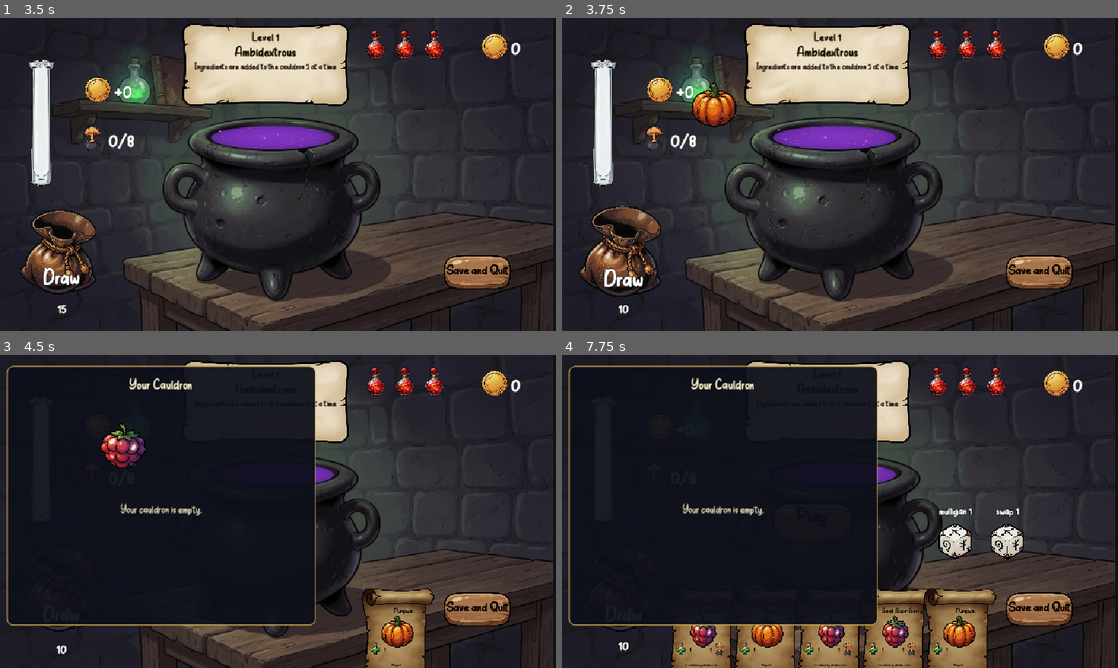
Above: before the commit, frames 1-4 (two rows, left to right).
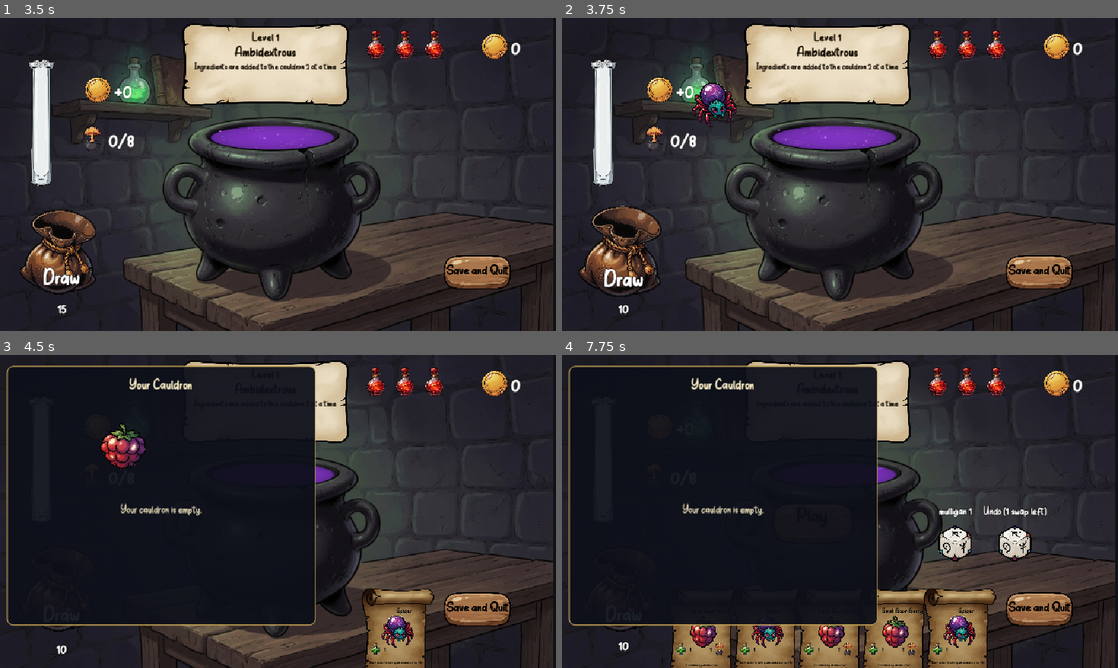
Above: after the commit, the same moments.

Repository: RidoutAlexander/alchemy-roguelite-godot
Game: Godot game, scene res://scenes/main_menu.tscn
The game is run twice, just before and just after one commit, with the same random seed, the same clock (stepped at 60 frames per second) and the same inputs. Video files are missing from this copy of the repository; at most half a second of black plays in their place. Sound files missing from this copy of the repository are replaced by a short silence.
Inputs (mouse positions are in pixels of both pictures, inside the frame that each line leads up to):
- Up to frame 1 (3.5 s): click "Play" at 0.5 s; click "Easy" at 1.25 s; move the mouse to (400, 158) at 2.02 s; click (400, 158) at 2.17 s; click (283, 143) at 2.75 s
- Up to frame 2 (3.75 s): click "Draw" at 3.5 s
- Up to frame 3 (4.5 s): click (283, 480) at 4.25 s
- Up to frame 4 (7.75 s): click (845, 480) at 5 s; drag from (600, 461) to (812, 574) at 5.77 s; move the mouse to (812, 599) at 6.52 s; click (812, 599) at 6.67 s; drag from (812, 574) to (673, 464) at 7.27 s

Frame 1 is identical in both runs. In frame 2, 0.8% of the frame differs, in the area x 23-32%, y 20-35%; in frame 3, 0.5%; in frame 4, 1.9%, in the area x 31-88%, y 48-100%.

Commit message:
Restore undo button and sync starter bag from spreadsheet
- Undo button shows remaining swaps as Undo (N swaps left) and reverts swaps

- Re-export starter_bag.json from ingredients.xlsx including 2x boom_berry_2

Diff:
--- a/data/ingredients.json
+++ b/data/ingredients.json
@@ -1,310 +1,310 @@
 [
   {
-	"id": "boom_berry_1",
-	"art": "boom_berry",
-	"display_name": "Small Boom Berry",
-	"description": "An unassuming, delicious fruit!",
-	"point_value": 1,
-	"explosive_value": 1,
-	"shop_cost": 1,
-	"rarity": "common",
-	"shop_available": false
-  },
-  {
-	"id": "boom_berry_2",
-	"art": "boom_berry",
-	"display_name": "Boom Berry",
-	"description": "An unassuming, delicious fruit!",
-	"point_value": 2,
-	"explosive_value": 2,
-	"shop_cost": 1,
-	"rarity": "common",
-	"shop_available": false
-  },
-  {
-	"id": "boom_berry_3",
-	"art": "boom_berry",
-	"display_name": "Large Boom Berry",
-	"description": "An unassuming, delicious fruit!",
-	"point_value": 3,
-	"explosive_value": 3,
-	"shop_cost": 1,
-	"rarity": "common",
-	"shop_available": false
-  },
-  {
-	"id": "pumpkin",
-	"art": "pumpkin",
-	"display_name": "Pumpkin",
-	"description": "Pumpkin!",
-	"point_value": 1,
-	"explosive_value": 0,
-	"shop_cost": 3,
-	"rarity": "common",
-	"shop_available": true
-  },
-  {
-	"id": "jackolantern",
-	"art": "jackolantern",
-	"display_name": "Jack-O-Lantern",
-	"description": "Also a Pumpkin",
-	"point_value": 6,
-	"explosive_value": 0,
-	"shop_cost": 22,
-	"rarity": "rare",
-	"shop_available": true
-  },
-  {
-	"id": "chili_pepper",
-	"art": "chili_pepper",
-	"display_name": "Chili Pepper",
-	"description": "Spicy!",
-	"point_value": 8,
-	"explosive_value": 2,
-	"shop_cost": 16,
-	"rarity": "uncommon",
-	"shop_available": true
-  },
-  {
-	"id": "red_mushroom",
-	"art": "red_mushroom",
-	"display_name": "Red Mushroom",
-	"description": "Has +1 for each pumpkin in your cauldron (Maximum of +3)",
-	"point_value": 1,
-	"explosive_value": 0,
-	"shop_cost": 8,
-	"rarity": "common",
-	"shop_available": true
-  },
-  {
-	"id": "lightning_in_a_bottle",
-	"art": "lightning_in_a_bottle",
-	"display_name": "Lightning in a Bottle",
-	"description": "Play 3 random ingredients from your cauldron",
-	"point_value": 4,
-	"explosive_value": 0,
-	"shop_cost": 8,
-	"rarity": "epic",
-	"shop_available": true
-  },
-  {
-	"id": "eyeball",
-	"art": "eyeball",
-	"display_name": "Eyeball",
-	"description": "Look at the next 3 ingredients you will draw",
-	"point_value": 1,
-	"explosive_value": 0,
-	"shop_cost": 10,
-	"rarity": "rare",
-	"shop_available": true
-  },
-  {
-	"id": "unicorn_horn",
-	"art": "unicorn_horn",
-	"display_name": "Unicorn Horn",
-	"description": "Your next ingredients explosiveness is cured if it has any",
-	"point_value": 2,
-	"explosive_value": 0,
-	"shop_cost": 15,
-	"rarity": "legendary",
-	"shop_available": true
-  },
-  {
-	"id": "parrot",
-	"art": "parrot",
-	"display_name": "Par-rot",
-	"description": "your next ingredient is added twice",
-	"point_value": 1,
-	"explosive_value": 0,
-	"shop_cost": 9,
-	"rarity": "legendary",
-	"shop_available": true
-  },
-  {
-	"id": "feather",
-	"art": "feather",
-	"display_name": "Feather",
-	"description": "Gain 1 Gold",
-	"point_value": 1,
-	"explosive_value": 0,
-	"shop_cost": 5,
-	"rarity": "uncommon",
-	"shop_available": true
-  },
-  {
-	"id": "mandrake",
-	"art": "mandrake",
-	"display_name": "Mandrake",
-	"description": "The next boss has -1 score threshold",
-	"point_value": 3,
-	"explosive_value": 0,
-	"shop_cost": 14,
-	"rarity": "epic",
-	"shop_available": true
-  },
-  {
-	"id": "dragon_fruit",
-	"art": "dragon_fruit",
-	"display_name": "Dragon's Fruit",
-	"description": "Dragon's find them delicious!",
-	"point_value": 10,
-	"explosive_value": 0,
-	"shop_cost": 38,
-	"rarity": "epic",
-	"shop_available": true
-  },
-  {
-	"id": "pheonix_feather",
-	"art": "pheonix_feather",
-	"display_name": "Pheonix Feather",
-	"description": "If this would cause your cauldron to explode, instead, set explosiveness to 0 and reshuffle all ingredients back into your bag (you keep your score)",
-	"point_value": 1,
-	"explosive_value": 1,
-	"shop_cost": 9,
-	"rarity": "legendary",
-	"shop_available": true
-  },
-  {
-	"id": "gloom_weed",
-	"art": "gloom_weed",
-	"display_name": "Gloom Weed",
-	"description": "If this is your last ingredient added to the cauldron when you stop brewing, double your gold gained",
-	"point_value": 4,
-	"explosive_value": 0,
-	"shop_cost": 25,
-	"rarity": "epic",
-	"shop_available": true
-  },
-  {
-	"id": "bat_wing",
-	"art": "bat_wing",
-	"display_name": "Bat Wing",
-	"description": "Draw 3 ingredients from your bag and select 1 to add to your cauldron",
-	"point_value": 2,
-	"explosive_value": 0,
-	"shop_cost": 11,
-	"rarity": "uncommon",
-	"shop_available": true
-  },
-  {
-	"id": "spider",
-	"art": "spider",
-	"display_name": "Spider",
-	"description": "Has +1 score for each spider added in a row (Max +4)",
-	"point_value": 1,
-	"explosive_value": 0,
-	"shop_cost": 4,
-	"rarity": "common",
-	"shop_available": true
-  },
-  {
-	"id": "voodoo_doll",
-	"art": "voodoo_doll",
-	"display_name": "Voodoo Doll",
-	"description": "Becomes a permanent copy of the next ingredient you add to your cauldron",
-	"point_value": 1,
-	"explosive_value": 0,
-	"shop_cost": 12,
-	"rarity": "epic",
-	"shop_available": true
-  },
-  {
-	"id": "frog_leg",
-	"art": "frog_leg",
-	"display_name": "Frog Leg",
-	"description": "If you would expload this jumps out of your cauldron instead (You won't be quick enough to catch it)",
-	"point_value": 4,
-	"explosive_value": 0,
-	"shop_cost": 30,
-	"rarity": "legendary",
-	"shop_available": true
-  },
-  {
-	"id": "leech",
-	"art": "leech",
-	"display_name": "Leech",
-	"description": "10% of your score this round is applied to the next boss instead",
-	"point_value": 2,
-	"explosive_value": 0,
-	"shop_cost": 9,
-	"rarity": "rare",
-	"shop_available": true
-  },
-  {
-	"id": "thorns",
-	"art": "thorns",
-	"display_name": "Thorns",
-	"description": "Add the current explosiveness to the score",
-	"point_value": 1,
-	"explosive_value": 0,
-	"shop_cost": 19,
-	"rarity": "uncommon",
-	"shop_available": true
-  },
-  {
-	"id": "garlic",
-	"art": "garlic",
-	"display_name": "Garlic",
-	"description": "increase explosiveness threshold by 1. If you've added Garlic already, this does nothing",
-	"point_value": 2,
-	"explosive_value": 0,
-	"shop_cost": 16,
-	"rarity": "epic",
-	"shop_available": true
-  },
-  {
-	"id": "newt_tail",
-	"art": "newt_tail",
-	"display_name": "Newt Tail",
-	"description": "Adds +1 score for each explosive ingredient you add after this",
-	"point_value": 1,
-	"explosive_value": 0,
-	"shop_cost": 14,
-	"rarity": "rare",
-	"shop_available": true
-  },
-  {
-	"id": "cinnamon",
-	"art": "cinnamon",
-	"display_name": "Cinnamon",
-	"description": "If you end on an even number score gain 2 gold",
-	"point_value": 2,
-	"explosive_value": 0,
-	"shop_cost": 12,
-	"rarity": "uncommon",
-	"shop_available": true
-  },
-  {
-	"id": "sage",
-	"art": "sage",
-	"display_name": "Sage",
-	"description": "Adds 1 free reroll to the shop",
-	"point_value": 3,
-	"explosive_value": 0,
-	"shop_cost": 15,
-	"rarity": "uncommon",
-	"shop_available": true
-  },
-  {
-	"id": "eye_of_ender",
-	"art": "eye_of_ender",
-	"display_name": "Eye of Ender",
-	"description": "Gain 1 Mulligan this round",
-	"point_value": 3,
-	"explosive_value": 0,
-	"shop_cost": 20,
-	"rarity": "epic",
-	"shop_available": true
-  },
-  {
-	"id": "lucky_coin",
-	"art": "lucky_coin",
-	"display_name": "Lucky Coin",
-	"description": "If you don't swap this hand, gain +2 gold, If you do, gain 1 extra swap next hand",
-	"point_value": 2,
-	"explosive_value": 0,
-	"shop_cost": 13,
-	"rarity": "rare",
-	"shop_available": true
+    "id": "boom_berry_1",
+    "art": "boom_berry",
+    "display_name": "Small Boom Berry",
+    "description": "An unassuming, delicious fruit!",
+    "point_value": 1,
+    "explosive_value": 1,
+    "shop_cost": 1,
+    "rarity": "common",
+    "shop_available": false
+  },
+  {
+    "id": "boom_berry_2",
+    "art": "boom_berry",
+    "display_name": "Boom Berry",
+    "description": "An unassuming, delicious fruit!",
+    "point_value": 2,
+    "explosive_value": 2,
+    "shop_cost": 1,
+    "rarity": "common",
+    "shop_available": false
+  },
+  {
+    "id": "boom_berry_3",
+    "art": "boom_berry",
+    "display_name": "Large Boom Berry",
+    "description": "An unassuming, delicious fruit!",
+    "point_value": 3,
+    "explosive_value": 3,
+    "shop_cost": 1,
+    "rarity": "common",
+    "shop_available": false
+  },
+  {
+    "id": "pumpkin",
+    "art": "pumpkin",
+    "display_name": "Pumpkin",
+    "description": "Pumpkin!",
+    "point_value": 1,
+    "explosive_value": 0,
+    "shop_cost": 3,
+    "rarity": "common",
+    "shop_available": true
+  },
+  {
+    "id": "jackolantern",
+    "art": "jackolantern",
+    "display_name": "Jack-O-Lantern",
+    "description": "Also a Pumpkin",
+    "point_value": 6,
+    "explosive_value": 0,
+    "shop_cost": 22,
+    "rarity": "rare",
+    "shop_available": true
+  },
+  {
+    "id": "chili_pepper",
+    "art": "chili_pepper",
+    "display_name": "Chili Pepper",
+    "description": "Spicy!",
+    "point_value": 8,
+    "explosive_value": 2,
+    "shop_cost": 16,
+    "rarity": "uncommon",
+    "shop_available": true
+  },
+  {
+    "id": "red_mushroom",
+    "art": "red_mushroom",
+    "display_name": "Red Mushroom",
+    "description": "Has +1 for each pumpkin in your cauldron (Maximum of +3)",
+    "point_value": 1,
+    "explosive_value": 0,
+    "shop_cost": 8,
+    "rarity": "common",
+    "shop_available": true
+  },
+  {
+    "id": "lightning_in_a_bottle",
+    "art": "lightning_in_a_bottle",
+    "display_name": "Lightning in a Bottle",
+    "description": "Play 3 random ingredients from your cauldron",
+    "point_value": 4,
+    "explosive_value": 0,
+    "shop_cost": 8,
+    "rarity": "epic",
+    "shop_available": true
+  },
+  {
+    "id": "eyeball",
+    "art": "eyeball",
+    "display_name": "Eyeball",
+    "description": "Look at the next 3 ingredients you will draw",
+    "point_value": 1,
+    "explosive_value": 0,
+    "shop_cost": 10,
+    "rarity": "rare",
+    "shop_available": true
+  },
+  {
+    "id": "unicorn_horn",
+    "art": "unicorn_horn",
+    "display_name": "Unicorn Horn",
+    "description": "Your next ingredients explosiveness is cured if it has any",
+    "point_value": 2,
+    "explosive_value": 0,
+    "shop_cost": 15,
+    "rarity": "legendary",
+    "shop_available": true
+  },
+  {
+    "id": "parrot",
+    "art": "parrot",
+    "display_name": "Par-rot",
+    "description": "your next ingredient is added twice",
+    "point_value": 1,
+    "explosive_value": 0,
+    "shop_cost": 9,
+    "rarity": "legendary",
+    "shop_available": true
+  },
+  {
+    "id": "feather",
+    "art": "feather",
+    "display_name": "Feather",
+    "description": "Gain 1 Gold",
+    "point_value": 1,
+    "explosive_value": 0,
+    "shop_cost": 5,
+    "rarity": "uncommon",
+    "shop_available": true
+  },
+  {
+    "id": "mandrake",
+    "art": "mandrake",
+    "display_name": "Mandrake",
+    "description": "The next boss has -1 score threshold",
+    "point_value": 3,
+    "explosive_value": 0,
+    "shop_cost": 14,
+    "rarity": "epic",
+    "shop_available": true
+  },
+  {
+    "id": "dragon_fruit",
+    "art": "dragon_fruit",
+    "display_name": "Dragon's Fruit",
+    "description": "Dragon's find them delicious!",
+    "point_value": 10,
+    "explosive_value": 0,
+    "shop_cost": 38,
+    "rarity": "epic",
+    "shop_available": true
+  },
+  {
+    "id": "pheonix_feather",
+    "art": "pheonix_feather",
+    "display_name": "Pheonix Feather",
+    "description": "If this would cause your cauldron to explode, instead, set explosiveness to 0 and reshuffle all ingredients back into your bag (you keep your score)",
+    "point_value": 1,
+    "explosive_value": 1,
+    "shop_cost": 9,
+    "rarity": "legendary",
+    "shop_available": true
+  },
+  {
+    "id": "gloom_weed",
+    "art": "gloom_weed",
+    "display_name": "Gloom Weed",
+    "description": "If this is your last ingredient added to the cauldron when you stop brewing, double your gold gained",
+    "point_value": 4,
+    "explosive_value": 0,
+    "shop_cost": 25,
+    "rarity": "epic",
+    "shop_available": true
+  },
+  {
+    "id": "bat_wing",
+    "art": "bat_wing",
+    "display_name": "Bat Wing",
+    "description": "Draw 3 ingredients from your bag and select 1 to add to your cauldron",
+    "point_value": 2,
+    "explosive_value": 0,
+    "shop_cost": 11,
+    "rarity": "uncommon",
+    "shop_available": true
+  },
+  {
+    "id": "spider",
+    "art": "spider",
+    "display_name": "Spider",
+    "description": "Has +1 score for each spider added in a row (Max +4)",
+    "point_value": 1,
+    "explosive_value": 0,
+    "shop_cost": 4,
+    "rarity": "common",
+    "shop_available": true
+  },
+  {
+    "id": "voodoo_doll",
+    "art": "voodoo_doll",
+    "display_name": "Voodoo Doll",
+    "description": "Becomes a permanent copy of the next ingredient you add to your cauldron",
+    "point_value": 1,
+    "explosive_value": 0,
+    "shop_cost": 12,
+    "rarity": "epic",
+    "shop_available": true
+  },
+  {
+    "id": "frog_leg",
+    "art": "frog_leg",
+    "display_name": "Frog Leg",
+    "description": "If you would expload this jumps out of your cauldron instead (You won't be quick enough to catch it)",
+    "point_value": 4,
+    "explosive_value": 0,
+    "shop_cost": 30,
+    "rarity": "legendary",
+    "shop_available": true
+  },
+  {
+    "id": "leech",
+    "art": "leech",
+    "display_name": "Leech",
+    "description": "10% of your score this round is applied to the next boss instead",
+    "point_value": 2,
+    "explosive_value": 0,
+    "shop_cost": 9,
+    "rarity": "rare",
+    "shop_available": true
+  },
+  {
+    "id": "thorns",
+    "art": "thorns",
+    "display_name": "Thorns",
+    "description": "Add the current explosiveness to the score",
+    "point_value": 1,
+    "explosive_value": 0,
+    "shop_cost": 19,
+    "rarity": "uncommon",
+    "shop_available": true
+  },
+  {
+    "id": "garlic",
+    "art": "garlic",
+    "display_name": "Garlic",
+    "description": "increase explosiveness threshold by 1. If you've added Garlic already, this does nothing",
+    "point_value": 2,
+    "explosive_value": 0,
+    "shop_cost": 16,
+    "rarity": "epic",
+    "shop_available": true
+  },
+  {
+    "id": "newt_tail",
+    "art": "newt_tail",
+    "display_name": "Newt Tail",
+    "description": "Adds +1 score for each explosive ingredient you add after this",
+    "point_value": 1,
+    "explosive_value": 0,
+    "shop_cost": 14,
+    "rarity": "rare",
+    "shop_available": true
+  },
+  {
+    "id": "cinnamon",
+    "art": "cinnamon",
+    "display_name": "Cinnamon",
+    "description": "If you end on an even number score gain 2 gold",
+    "point_value": 2,
+    "explosive_value": 0,
+    "shop_cost": 12,
+    "rarity": "uncommon",
+    "shop_available": true
+  },
+  {
+    "id": "sage",
+    "art": "sage",
+    "display_name": "Sage",
+    "description": "Adds 1 free reroll to the shop",
+    "point_value": 3,
+    "explosive_value": 0,
+    "shop_cost": 15,
+    "rarity": "uncommon",
+    "shop_available": true
+  },
+  {
+    "id": "eye_of_ender",
+    "art": "eye_of_ender",
+    "display_name": "Eye of Ender",
+    "description": "Gain 1 Mulligan this round",
+    "point_value": 3,
+    "explosive_value": 0,
+    "shop_cost": 20,
+    "rarity": "epic",
+    "shop_available": true
+  },
+  {
+    "id": "lucky_coin",
+    "art": "lucky_coin",
+    "display_name": "Lucky Coin",
+    "description": "If you don't swap this hand, gain +2 gold, If you do, gain 1 extra swap next hand",
+    "point_value": 2,
+    "explosive_value": 0,
+    "shop_cost": 13,
+    "rarity": "rare",
+    "shop_available": true
   }
 ]
--- a/data/starter_bag.json
+++ b/data/starter_bag.json
@@ -1,7 +1,7 @@
 [
   {
     "id": "boom_berry_1",
-    "count": 10
+    "count": 8
   },
   {
     "id": "pumpkin",
@@ -14,5 +14,9 @@
   {
     "id": "feather",
     "count": 1
+  },
+  {
+    "id": "boom_berry_2",
+    "count": 2
   }
 ]
--- a/scenes/game.tscn
+++ b/scenes/game.tscn
@@ -229,7 +229,7 @@
 scale = Vector2(1.1, 1.1)
 label_text = "Play"
 
-[node name="HandSwapButton" parent="PhaseSwipeHost/BrewPanel" instance=ExtResource("23_hand_undo")]
+[node name="HandUndoButton" parent="PhaseSwipeHost/BrewPanel" instance=ExtResource("23_hand_undo")]
 z_index = 13
 visible = false
 offset_left = 580.0
@@ -237,10 +237,10 @@
 offset_right = 668.0
 offset_bottom = 388.0
 
-[node name="HandSwapLabel" type="Label" parent="PhaseSwipeHost/BrewPanel"]
+[node name="HandUndoLabel" type="Label" parent="PhaseSwipeHost/BrewPanel"]
 z_index = 13
 visible = false
-offset_right = 88.0
+offset_right = 220.0
 offset_bottom = 24.0
 mouse_filter = 2
 theme_override_colors/font_color = Color(1, 1, 1, 1)
@@ -248,7 +248,7 @@
 theme_override_constants/outline_size = 4
 theme_override_fonts/font = ExtResource("3_font")
 theme_override_font_sizes/font_size = 22
-text = "swap 0"
+text = "Undo (0 swaps left)"
 horizontal_alignment = 1
 vertical_alignment = 1
 
--- a/scripts/ui/brew_panel.gd
+++ b/scripts/ui/brew_panel.gd
@@ -31,8 +31,8 @@
 @onready var _cauldron_contents: BagContentsOverlay = $CauldronContentsOverlay
 @onready var _player_hand: PlayerHandRow = $PlayerHandRow
 @onready var _play_hand_button: WoodenButton = $PlayHandButton
-@onready var _hand_swap_button: ShopRerollButton = $HandSwapButton
-@onready var _hand_swap_label: Label = $HandSwapLabel
+@onready var _hand_undo_button: ShopRerollButton = $HandUndoButton
+@onready var _hand_undo_label: Label = $HandUndoLabel
 @onready var _hand_mulligan_button: ShopRerollButton = $HandMulliganButton
 @onready var _hand_mulligan_label: Label = $HandMulliganLabel
 @onready var _eyeball_puzzle: EyeballPuzzleOverlay = $"../../EyeballPuzzleOverlay"
@@ -73,8 +73,8 @@
 		_cauldron_button.pressed.connect(_on_cauldron_button_pressed)
 	if _play_hand_button != null and not _play_hand_button.pressed.is_connected(_on_play_hand_pressed):
 		_play_hand_button.pressed.connect(_on_play_hand_pressed)
-	if _hand_swap_button != null and not _hand_swap_button.pressed.is_connected(_on_hand_swap_pressed):
-		_hand_swap_button.pressed.connect(_on_hand_swap_pressed)
+	if _hand_undo_button != null and not _hand_undo_button.pressed.is_connected(_on_hand_undo_pressed):
+		_hand_undo_button.pressed.connect(_on_hand_undo_pressed)
 	if _hand_mulligan_button != null and not _hand_mulligan_button.pressed.is_connected(
 		_on_hand_mulligan_pressed
 	):
@@ -229,11 +229,13 @@
 	GameManager.try_play_hand()
 
 
-func _on_hand_swap_pressed() -> void:
+func _on_hand_undo_pressed() -> void:
 	if GameManager.run == null:
 		return
-	if GameManager.run.brew_session.get_hand_swaps_remaining() <= 0:
-		_shake_hand_action_button(_hand_swap_button)
+	if not GameManager.run.brew_session.can_undo_hand_swap():
+		_shake_hand_action_button(_hand_undo_button)
+		return
+	GameManager.try_undo_hand_swap()
 
 
 func _on_hand_mulligan_pressed() -> void:
@@ -261,7 +263,7 @@
 	if GameManager.run == null:
 		return
 	if GameManager.run.brew_session.get_hand_swaps_remaining() <= 0:
-		_shake_hand_action_button(_hand_swap_button)
+		_shake_hand_action_button(_hand_undo_button)
 		return
 	GameManager.try_swap_hand_slots(from_slot, to_slot)
 
@@ -475,9 +477,9 @@
 func _align_hand_action_buttons() -> void:
 	if _play_hand_button == null or not _play_hand_button.visible:
 		return
-	var show_swap := _hand_swap_button != null and _hand_swap_button.visible
+	var show_undo := _hand_undo_button != null and _hand_undo_button.visible
 	var show_mulligan := _hand_mulligan_button != null and _hand_mulligan_button.visible
-	if not show_swap and not show_mulligan:
+	if not show_undo and not show_mulligan:
 		return
 
 	var base_y := _play_hand_button.get_global_rect().position.y
@@ -489,10 +491,10 @@
 
 	if _hand_mulligan_button != null and _hand_mulligan_button.visible:
 		_position_hand_action_control(action_left, base_y, _hand_mulligan_button, _hand_mulligan_label)
-		action_left += HAND_ACTION_BUTTON_SIZE.x + HAND_ACTION_GROUP_GAP
-
-	if _hand_swap_button != null and _hand_swap_button.visible:
-		_position_hand_action_control(action_left, base_y, _hand_swap_button, _hand_swap_label)
+		action_left += _hand_action_control_width(_hand_mulligan_label) + HAND_ACTION_GROUP_GAP
+
+	if _hand_undo_button != null and _hand_undo_button.visible:
+		_position_hand_action_control(action_left, base_y, _hand_undo_button, _hand_undo_label)
 
 
 func _position_hand_action_control(
@@ -501,21 +503,40 @@
 	button: ShopRerollButton,
 	label: Label
 ) -> void:
+	var label_size := HAND_ACTION_LABEL_SIZE
 	if label != null:
-		label.global_position = Vector2(left, top)
-		label.size = HAND_ACTION_LABEL_SIZE
-	var button_top := top + HAND_ACTION_LABEL_SIZE.y + HAND_ACTION_LABEL_GAP
+		label_size = label.get_minimum_size()
+		label_size.x = maxf(label_size.x, HAND_ACTION_LABEL_SIZE.x)
+		label_size.y = maxf(label_size.y, HAND_ACTION_LABEL_SIZE.y)
+		label.size = label_size
+	var column_width := maxf(HAND_ACTION_BUTTON_SIZE.x, label_size.x)
+	if label != null:
+		label.global_position = Vector2(
+			left + (column_width - label_size.x) * 0.5,
+			top
+		)
+	var button_top := top + label_size.y + HAND_ACTION_LABEL_GAP
 	if button != null:
-		button.global_position = Vector2(left, button_top)
+		button.global_position = Vector2(
+			left + (column_width - HAND_ACTION_BUTTON_SIZE.x) * 0.5,
+			button_top
+		)
+
+
+func _hand_action_control_width(label: Label) -> float:
+	var label_width := HAND_ACTION_LABEL_SIZE.x
+	if label != null:
+		label_width = maxf(label.get_minimum_size().x, HAND_ACTION_LABEL_SIZE.x)
+	return maxf(HAND_ACTION_BUTTON_SIZE.x, label_width)
 
 
 func _set_hand_action_buttons_visible(visible_buttons: bool) -> void:
 	if _play_hand_button != null:
 		_play_hand_button.visible = visible_buttons
-	if _hand_swap_button != null:
-		_hand_swap_button.visible = visible_buttons
-	if _hand_swap_label != null:
-		_hand_swap_label.visible = visible_buttons
+	if _hand_undo_button != null:
+		_hand_undo_button.visible = visible_buttons
+	if _hand_undo_label != null:
+		_hand_undo_label.visible = visible_buttons
 	if _hand_mulligan_button != null:
 		_hand_mulligan_button.visible = visible_buttons
 	if _hand_mulligan_label != null:
@@ -527,14 +548,23 @@
 		return
 	var swaps_remaining := session.get_hand_swaps_remaining()
 	var mulligans_remaining := session.get_mulligans_remaining()
-	if _hand_swap_label != null:
-		_hand_swap_label.text = "swap %d" % swaps_remaining
+	if _hand_undo_label != null:
+		_hand_undo_label.text = _format_undo_label(swaps_remaining)
+		_hand_undo_label.custom_minimum_size.x = maxf(
+			_hand_undo_label.get_minimum_size().x,
+			HAND_ACTION_LABEL_SIZE.x
+		)
 	if _hand_mulligan_label != null:
 		_hand_mulligan_label.text = "mulligan %d" % mulligans_remaining
-	if _hand_swap_button != null:
-		_hand_swap_button.disabled = false
+	if _hand_undo_button != null:
+		_hand_undo_button.disabled = false
 	if _hand_mulligan_button != null:
 		_hand_mulligan_button.disabled = false
+
+
+func _format_undo_label(swaps_remaining: int) -> String:
+	var swap_word := "swap" if swaps_remaining == 1 else "swaps"
+	return "Undo (%d %s left)" % [swaps_remaining, swap_word]
 
 
 func _can_use_mulligan_now() -> bool:
